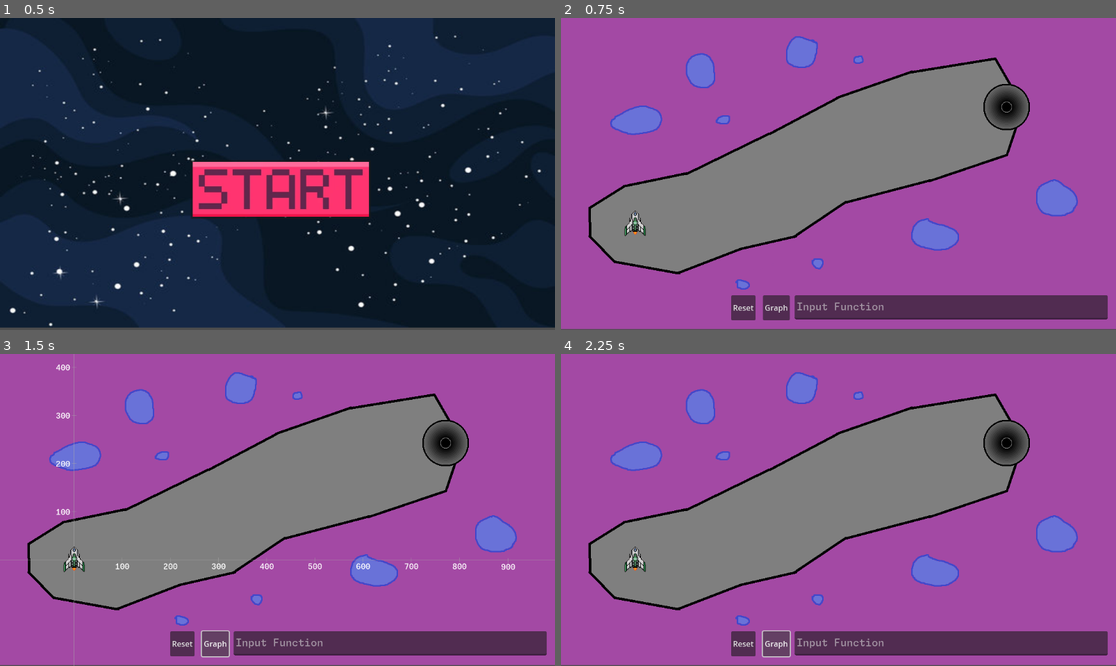
Above: before the commit, frames 1-4 (two rows, left to right).
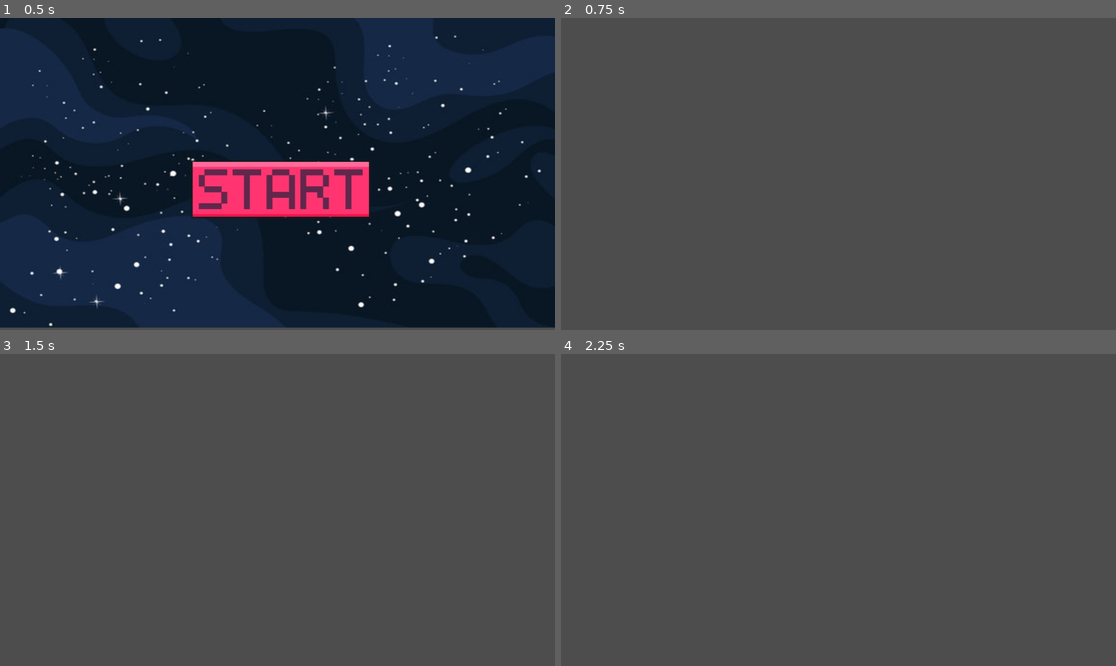
Above: after the commit, the same moments.

Repository: Rescyy/Space-Plot-Explorer
Game: Godot game, scene res://MainMenu/menu.tscn
The game is run twice, just before and just after one commit, with the same random seed, the same clock (stepped at 60 frames per second) and the same inputs.
Inputs (mouse positions are in pixels of both pictures, inside the frame that each line leads up to):
- Up to frame 1 (0.5 s): no input
- Up to frame 2 (0.75 s): click (844, 189) at 0.5 s
- Up to frame 3 (1.5 s): click (216, 644) at 1.25 s, where only the run before the commit has a clickable "Graph"
- Up to frame 4 (2.25 s): click (777, 644) at 2 s, where only the run before the commit has a clickable "Graph"

Frame 1 is identical in both runs. In frame 2, 99% of the frame differs, in the area x 0-100%, y 0-100%; in frame 3, 99%; in frame 4, 99%.

Commit message:
Initialize Prcedural Node

Diff:
--- a/MainMenu/MainMenu.gd
+++ b/MainMenu/MainMenu.gd
@@ -11,4 +11,5 @@
 
 func _on_play_button_pressed() -> void:
 	State.set_idle()
-	get_tree().change_scene_to_file("res://Levels/Level1/level.tscn")
+	#get_tree().change_scene_to_file("res://Levels/Level1/level.tscn")
+	get_tree().change_scene_to_file("res://ProceduralLevel/proceduralLevel.tscn")
--- /dev/null
+++ b/ProceduralLevel/proceduralLevel.tscn
@@ -0,0 +1,6 @@
+[gd_scene load_steps=2 format=3 uid="uid://rny7gdvk7bhc"]
+
+[ext_resource type="Script" path="res://ProceduralLevel/procedural_level.gd" id="1_170wr"]
+
+[node name="ProceduralLevel" type="Node2D"]
+script = ExtResource("1_170wr")
--- /dev/null
+++ b/ProceduralLevel/procedural_level.gd
@@ -0,0 +1,13 @@
+extends Node2D
+
+var rng = RandomNumberGenerator.new()
+
+# Called when the node enters the scene tree for the first time.
+func _ready() -> void:
+	var size: Vector2 = get_viewport_rect().size
+
+
+
+# Called every frame. 'delta' is the elapsed time since the previous frame.
+func _process(delta: float) -> void:
+	pass
